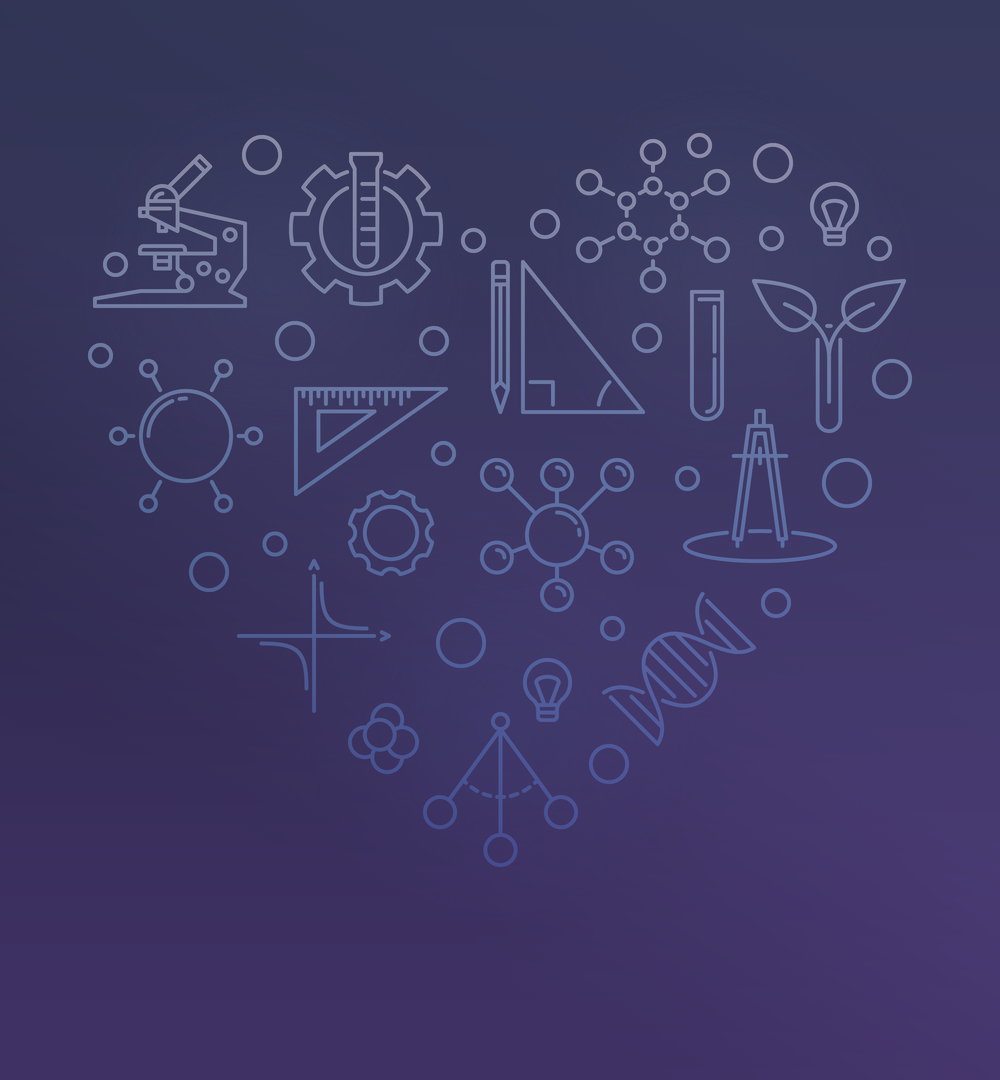
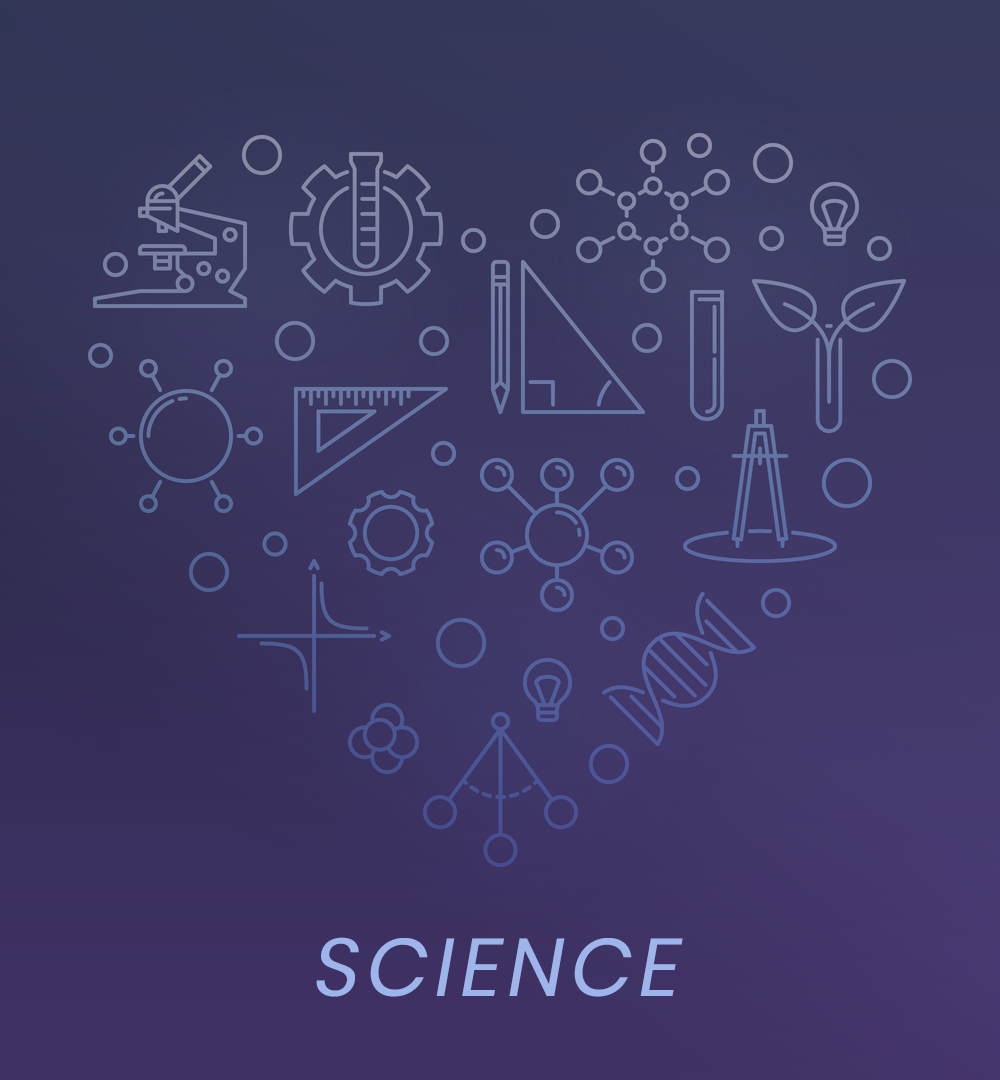
Comparing the layer stacks of the two 1000 x 1080 images. Changes:
added layer "SCIENCE" above "Gradient Fill 1" over box(316, 937, 683, 997)
